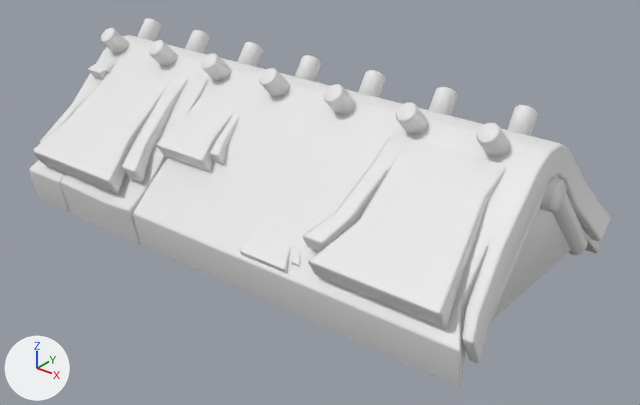
A saved change to the FBX model Assets/PackageAsset/Honda 1/Clay/SM_Clay_Roof_03.fbx.
Before and after are seen from a camera (50 mm lens) standing at (1.96, -2.32, 3.49) and looking at (0.13, -0.03, 2.07). The axes (+X, +Y, +Z) are drawn at lower left. The lights are the same throughout. Where no turn or scale is listed for an object, it has been applied to the vertices.

In view in the first picture: 'SM_Clay_Roof_03'.
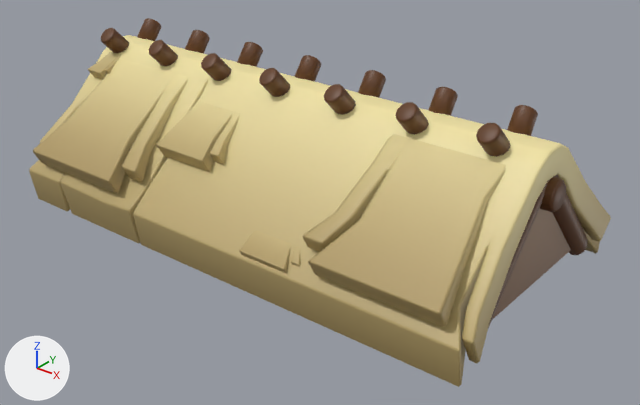
Where the change shows, as pixel boxes (x1, y1, x2, y2) in the pictures (640 x 405 px):
'SM_Clay_Roof_03', surface changed (white to beige)
    both: (29, 18, 611, 387)

The change, as a list of edits to the scene's bpy script:
```text
Add img_t_all_01_png:
    img_t_all_01_png = load_image('T_All_01.png', '../T_All_01.png', 2048, 2048, 'sRGB')
Change mat_mi_clay_01:
    remove mat_mi_clay_01.base_color = (0.8, 0.8, 0.8)  # white #e7e7e7
    add mat_mi_clay_01.texture = img_t_all_01_png
```
